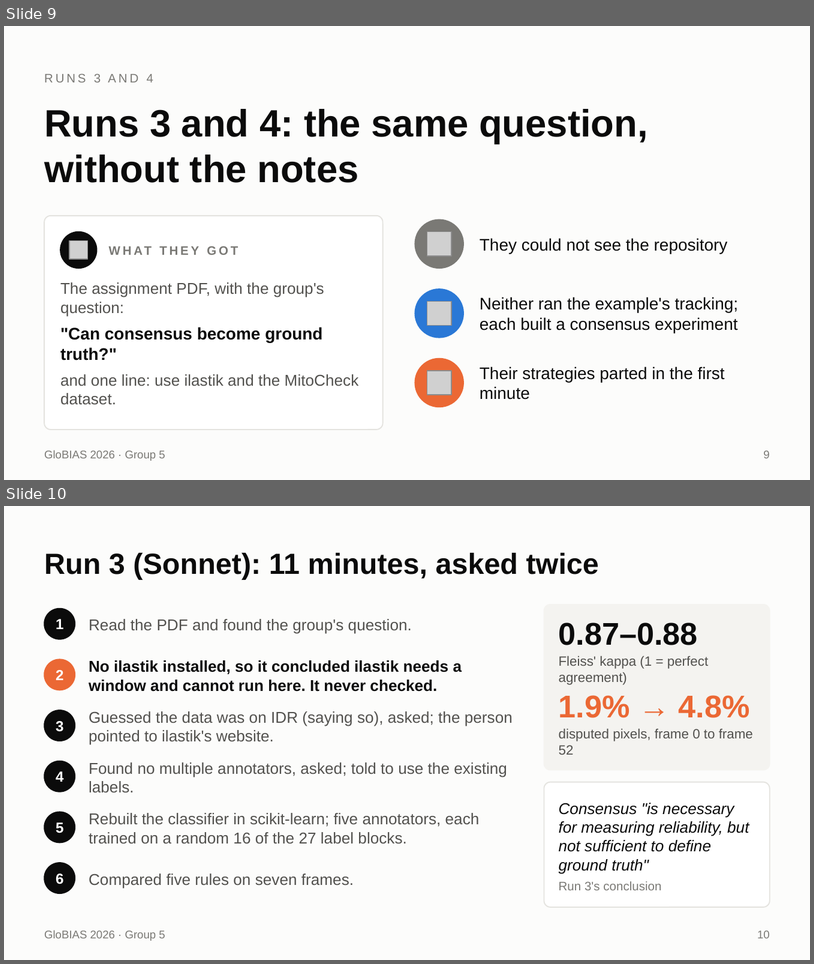
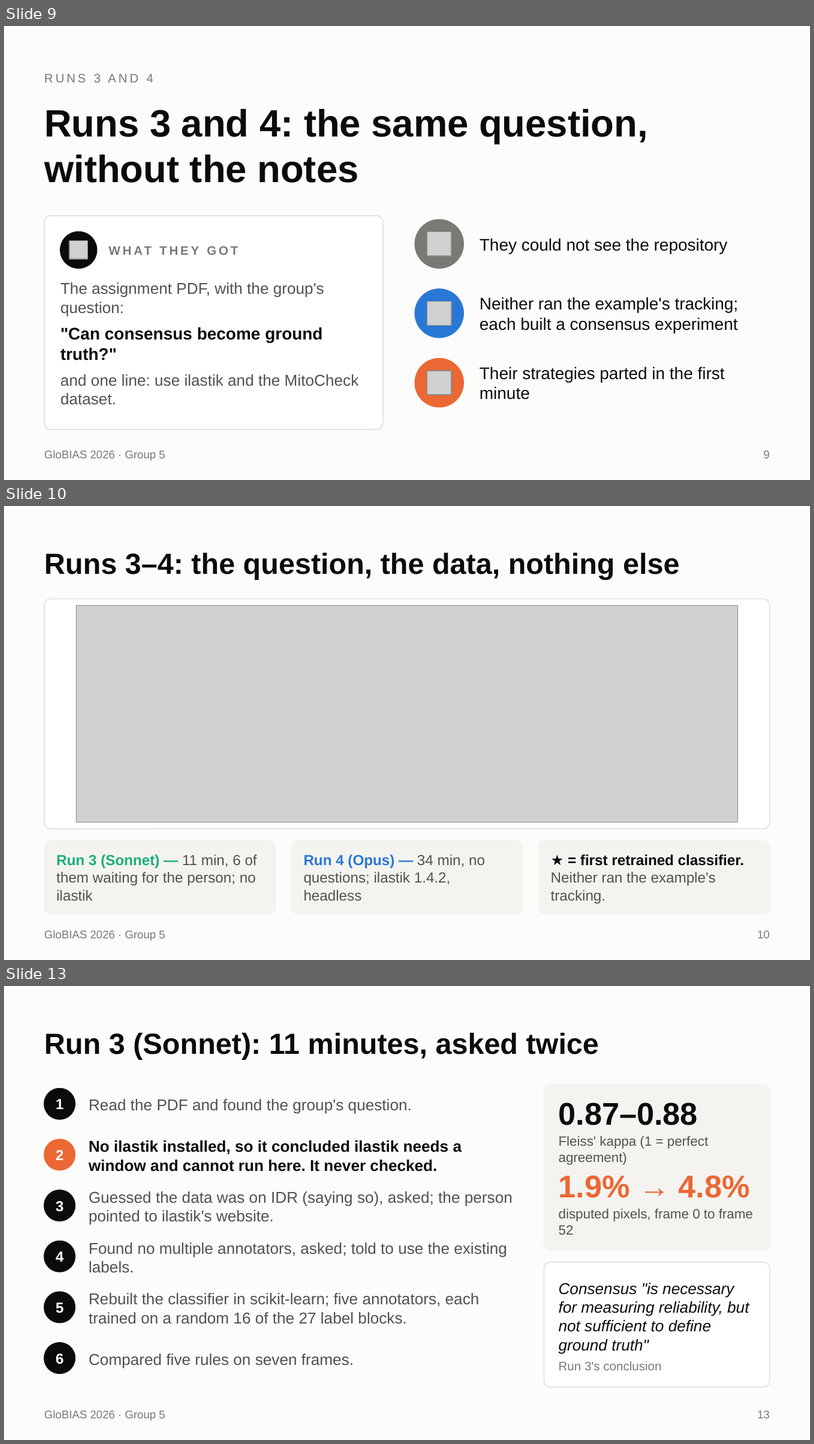
Before and after one commit to globias-2026-group5/globias-2026-group5.github.io, a slide deck: talk/ilastik-five-sessions-long.pptx. Shown one above the other, each under a label of ours: slides 9 and 10 before the commit, slides 9, 10 and 13 after it; the slides between them are not shown. The pictures are 814x964 and 814x1444 pixels, drawn with LibreOffice and Linux fonts; fonts in the diff are those of the drawing; grey boxes stand for pictures. Boxes give left, top, right and bottom in pixels: in the first picture for what was removed or moved away, otherwise in the second. Text is boxed around its words. In the diff, an @@ line names an element or a change of style, - is before the commit and + after.

```diff
--- a/talk/ilastik-five-sessions-long.pptx
+++ b/talk/ilastik-five-sessions-long.pptx
@@ slide 10 added at (x1=4, y1=506, x2=810, y2=960), background #FCFCFB; not listed: 1 template element that a slide beside it also shows @@
@@ title added at (x1=44, y1=553, x2=680, y2=580), 26 pt, text #0B0B0B, bold @@
+Runs 3–4: the question, the data, nothing else
@@ rounded rectangle added at (x1=44, y1=599, x2=770, y2=829), fill #FFFFFF, outline #E4E3DF 1 pt @@
@@ picture added at (x1=77, y1=605, x2=738, y2=822) @@
@@ rounded rectangle added at (x1=44, y1=841, x2=276, y2=913), fill #F4F3F0, outline #F4F3F0 1 pt @@
@@ rounded rectangle added at (x1=292, y1=841, x2=524, y2=913), fill #F4F3F0, outline #F4F3F0 1 pt @@
@@ rounded rectangle added at (x1=539, y1=841, x2=770, y2=913), fill #F4F3F0, outline #F4F3F0 1 pt @@
@@ text added at (x1=56, y1=854, x2=257, y2=900), 13 pt, text #52514E @@
+Run 3 (Sonnet) — 11 min, 6 of them waiting for the person; no ilastik
@@ text added at (x1=304, y1=854, x2=485, y2=900), 13 pt, text #52514E @@
+Run 4 (Opus) — 34 min, no questions; ilastik 1.4.2, headless
@@ text added at (x1=551, y1=854, x2=744, y2=903), 13 pt, text #52514E @@
+★ = first retrained classifier. Neither ran the example's tracking.
@@ page number added at (x1=758, y1=930, x2=770, y2=938), 10 pt, text #7A7975 @@
+10
@@ what was slide 10 is now slide 13 @@
@@ page number at (x1=758, y1=1410, x2=770, y2=1418): text changed @@
-10
+13
```
Also in this commit, not shown: 1 slide changed, 3 other slides added, 1 slide removed, 10 other files.
